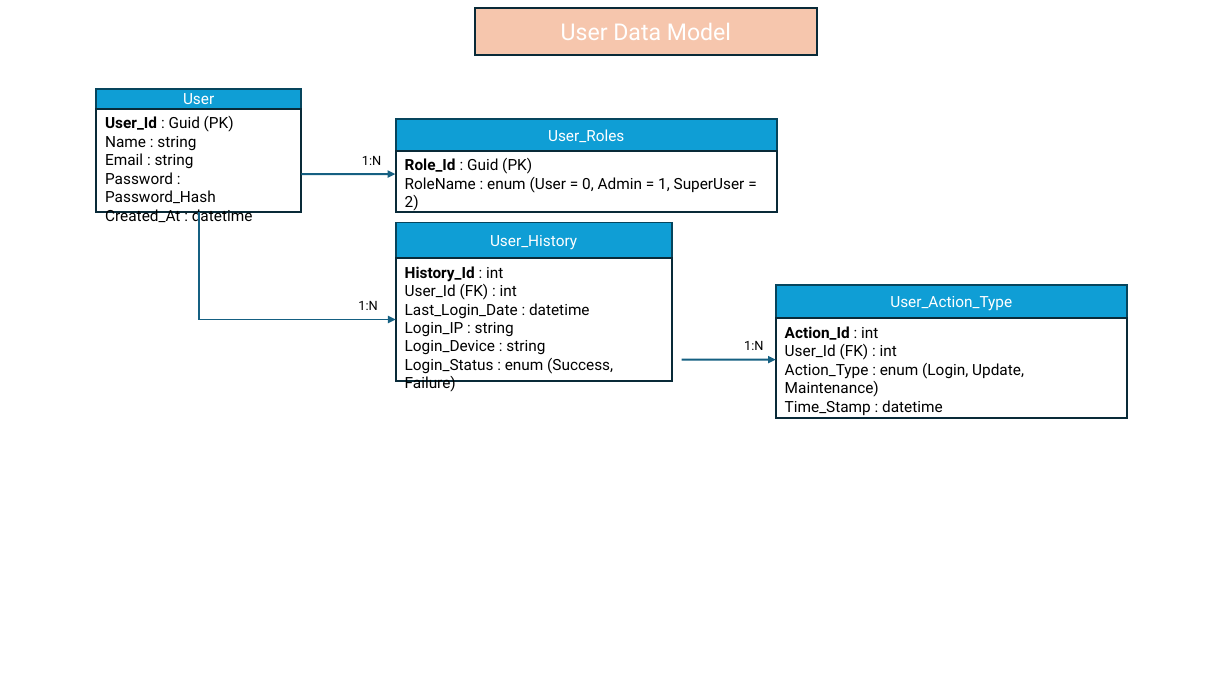
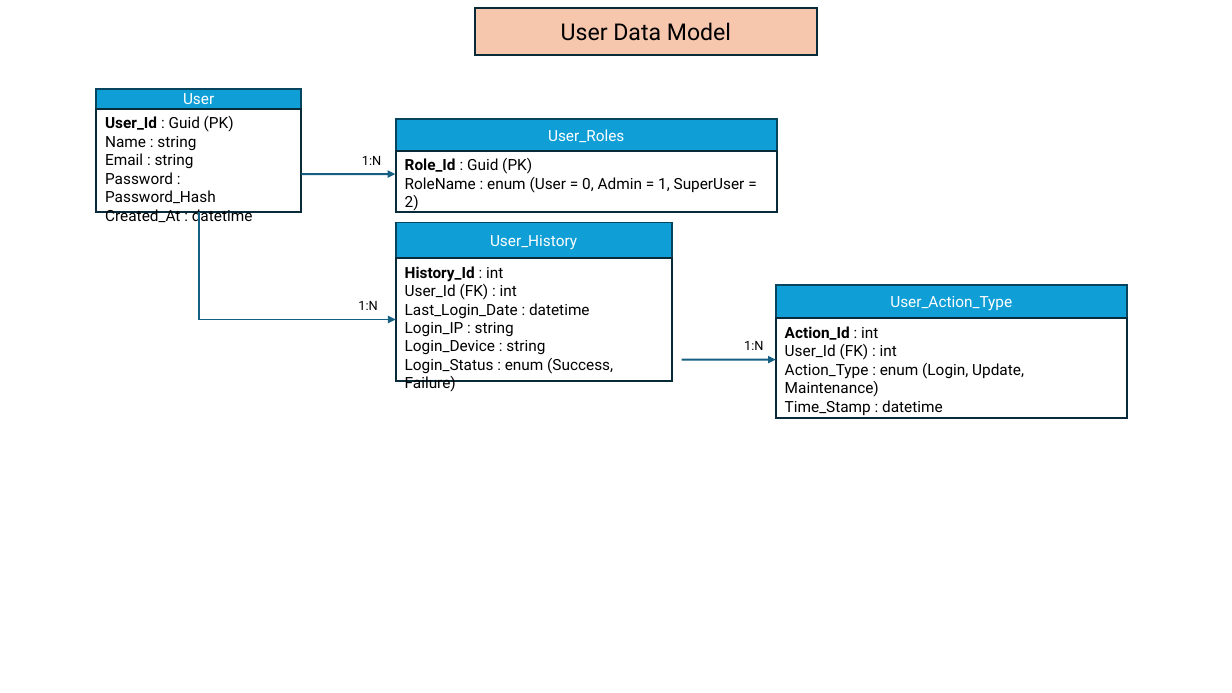
Before and after one commit to triniti1/A2C, a slide deck: slide 5 of Documentations/SysArchitecture.pptx. Drawn at 1232x693 pixels with LibreOffice and Linux fonts; fonts in the diff are those of the drawing. Boxes give left, top, right and bottom in pixels: in the first picture for what was removed or moved away, otherwise in the second. Text is boxed around its words. In the diff, an @@ line names an element or a change of style, - is before the commit and + after.

```diff
--- a/Documentations/SysArchitecture.pptx
+++ b/Documentations/SysArchitecture.pptx
@@ rectangle "User Data Model" at [475, 7, 817, 55]: text colour #FFFFFF to #000000 @@
```
Also in this commit, not shown: 1 other slide changed, 1 slide added, 1 slide removed, 1 other file.
